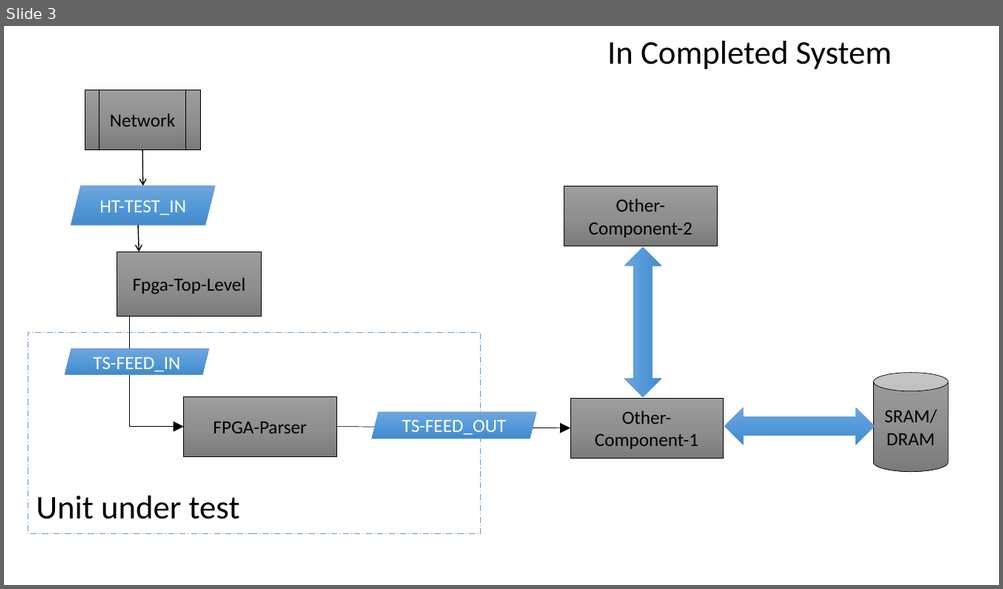
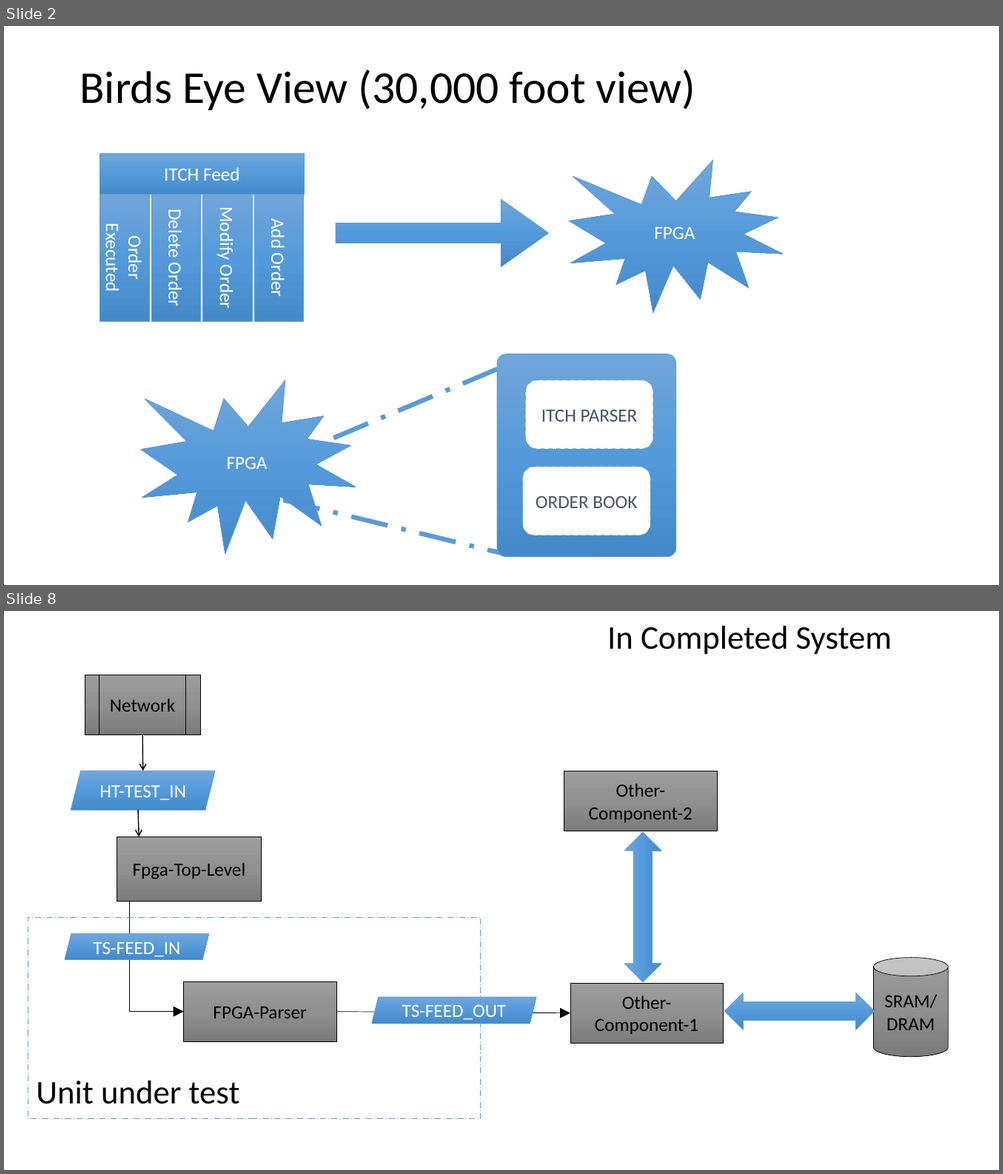
Before and after one commit to imeddz2015/LabVIEW_Fpga, a slide deck: MarketData/MarketData_02/Overview.pptx. Shown one above the other, each under a label of ours: slide 3 before the commit, slides 2 and 8 after it; the slides between them are not shown. The pictures are 1003x589 and 1003x1174 pixels, drawn with LibreOffice and Linux fonts; fonts in the diff are those of the drawing. Boxes give left, top, right and bottom in pixels: in the first picture for what was removed or moved away, otherwise in the second. Text is boxed around its words. In the diff, an @@ line names an element or a change of style, - is before the commit and + after.

```diff
--- a/MarketData/MarketData_02/Overview.pptx
+++ b/MarketData/MarketData_02/Overview.pptx
@@ slide 2 added at bbox=[4, 26, 999, 585], background #FFFFFF @@
@@ title added at bbox=[79, 70, 696, 110], 44 pt, text #000000 @@
+Birds Eye View (30,000 foot view)
@@ irregular seal added at bbox=[569, 160, 783, 313], fill gradient #71A6DB to #559BDB to #448ACA, outline #5B9BD5 0.5 pt, 18 pt, text #FFFFFF @@
+FPGA
@@ group added at bbox=[99, 153, 304, 321]: 5 rectangles @@
+ITCH Feed
+Add Order
+Modify Order
+Delete Order
+Order Executed
@@ right arrow added at bbox=[336, 199, 548, 267], fill gradient #71A6DB to #559BDB to #448ACA, outline #5B9BD5 0.5 pt @@
@@ rounded rectangle added at bbox=[497, 355, 676, 557], fill gradient #71A6DB to #559BDB to #448ACA, outline #5B9BD5 0.5 pt @@
@@ irregular seal added at bbox=[141, 380, 356, 554], fill gradient #71A6DB to #559BDB to #448ACA, outline #5B9BD5 0.5 pt, 18 pt, text #FFFFFF @@
+FPGA
@@ line added from (269, 466) to (521, 360), #5B9BD5 4.5 pt dashed @@
@@ rounded rectangle added at bbox=[526, 380, 653, 449], fill #FFFFFF, outline #5B9BD5 0.5 pt dashed, 18 pt, text #44546A @@
+ITCH PARSER
@@ rounded rectangle added at bbox=[523, 467, 650, 536], fill #FFFFFF, outline #5B9BD5 0.5 pt dashed, 18 pt, text #44546A @@
+ORDER BOOK
@@ line added from (283, 500) to (507, 555), #5B9BD5 4.5 pt dashed @@
@@ what was slide 3 is now slide 8 @@
```
Also in this commit, not shown: 1 slide changed, 7 other slides added, 1 slide removed.
